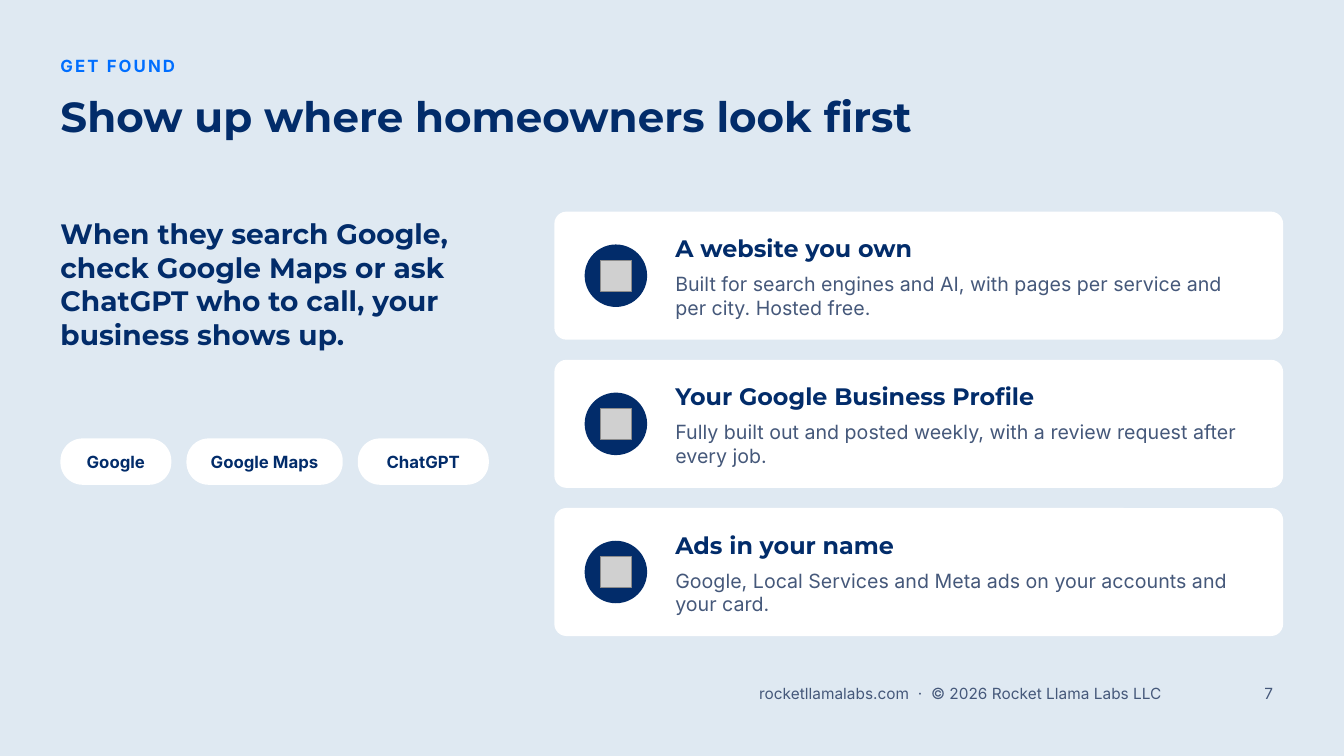
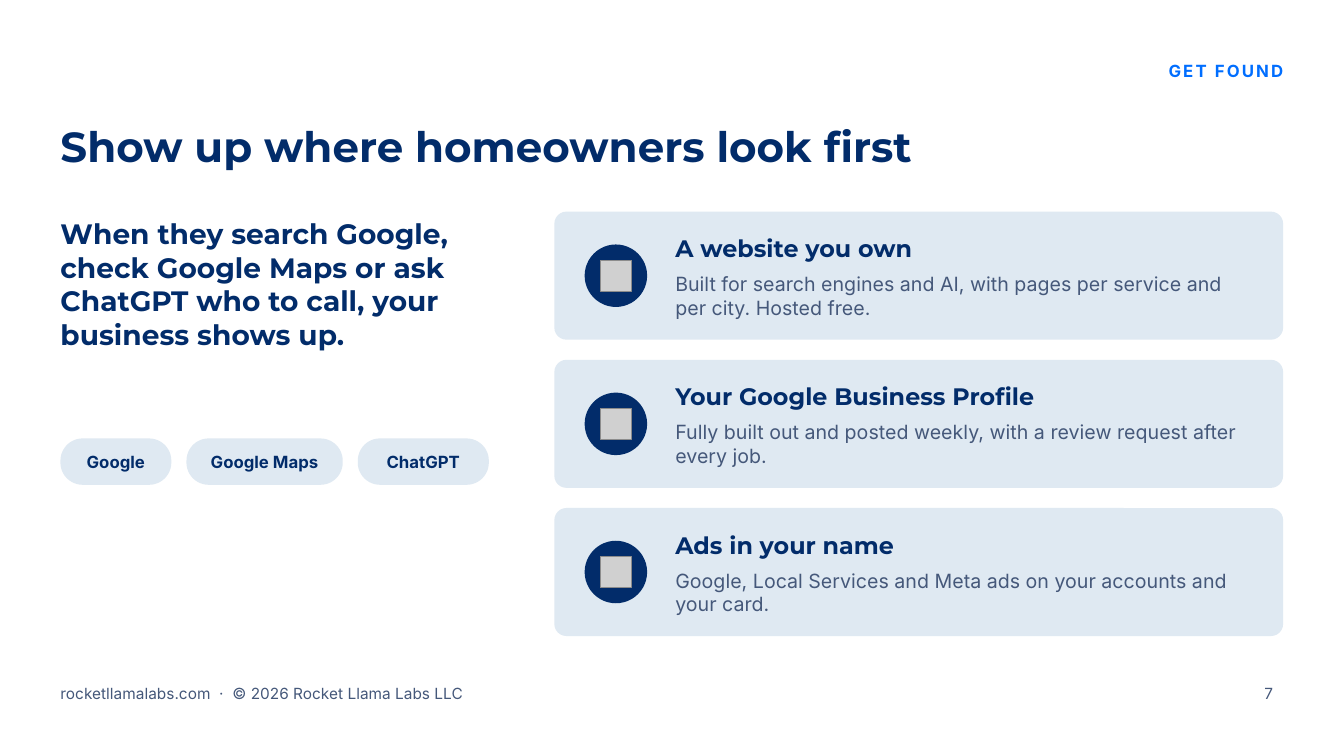
Before and after one commit to RocketLlamaLabs/rocketllama-website, a slide deck: slide 7 of public/slides/v1/rocket-llama-labs-sales-presentation-v1.pptx. Drawn at 1344x756 pixels with LibreOffice and Linux fonts; fonts in the diff are those of the drawing; grey boxes stand for pictures; background and template pictures are left out. Boxes give left, top, right and bottom in pixels: in the first picture for what was removed or moved away, otherwise in the second. Text is boxed around its words. In the diff, an @@ line names an element or a change of style, - is before the commit and + after.

```diff
--- a/public/slides/v1/rocket-llama-labs-sales-presentation-v1.pptx
+++ b/public/slides/v1/rocket-llama-labs-sales-presentation-v1.pptx
@@ background #DFE9F2 to #FFFFFF @@
@@ text "GET FOUND": place and size @@
-text "GET FOUND" at [60,59,175,72]
+text "GET FOUND" at [1169,64,1283,77]
@@ text "GET FOUND" at [1169,64,1283,77]: alignment left to right @@
@@ title "Show up where homeowners look ...": place and size @@
-title "Show up where homeowners look ..." at [60,99,912,140]
+title "Show up where homeowners look ..." at [60,129,912,170]
@@ fill #FFFFFF to #DFE9F2 in 6 elements at [60,439,171,485], [187,439,343,485], [358,439,489,485], [555,212,1284,340], [555,360,1284,488], [555,508,1284,636] @@
@@ text "rocketllamalabs.com · © 2026 Rocket ...": place and size @@
-text "rocketllamalabs.com · © 2026 Rocket ..." at [759,687,1161,699]
+text "rocketllamalabs.com · © 2026 Rocket ..." at [60,687,462,699]
@@ text "rocketllamalabs.com · © 2026 Rocket ..." at [60,687,462,699]: alignment right to left @@
```
Also in this commit, not shown: 11 other slides changed, 14 other files.
